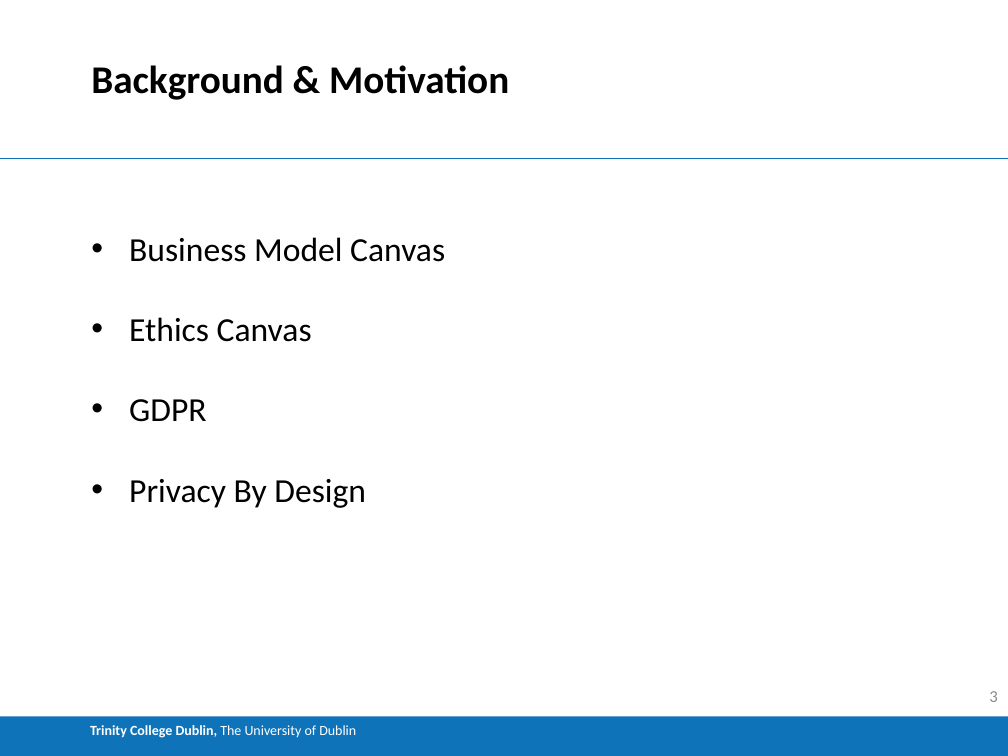
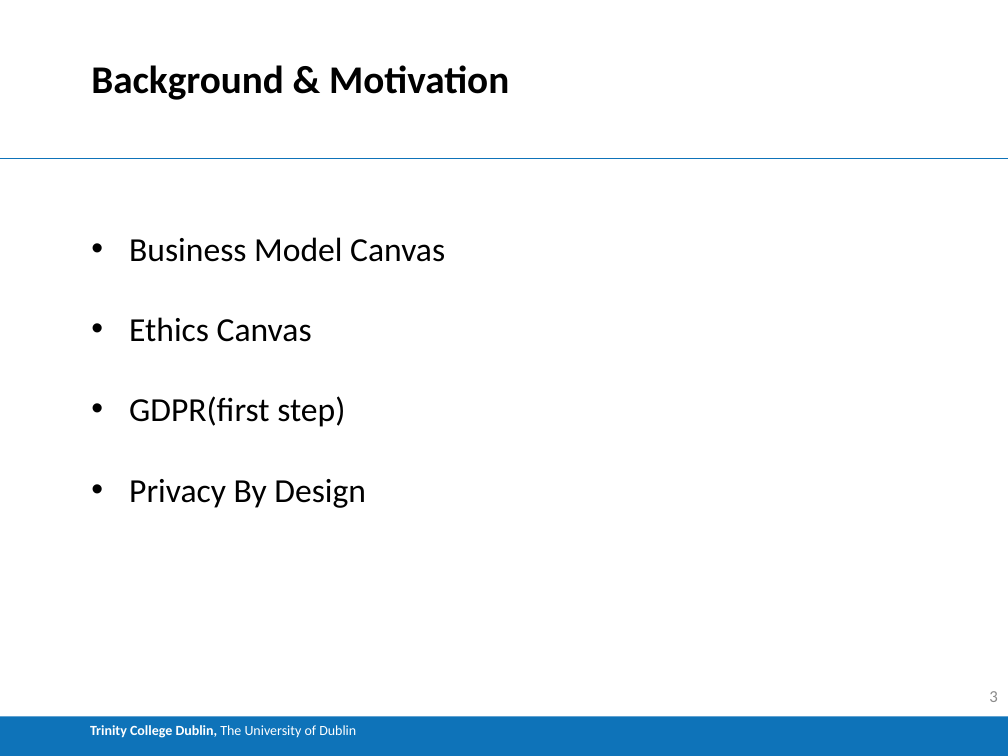
Before and after one commit to Buckley258/FYP, a slide deck: slide 3 of FYP_Demo.pptx. Drawn at 1008x756 pixels with LibreOffice and Linux fonts; fonts in the diff are those of the drawing. Boxes give left, top, right and bottom in pixels: in the first picture for what was removed or moved away, otherwise in the second. Text is boxed around its words. In the diff, an @@ line names an element or a change of style, - is before the commit and + after.

```diff
--- a/FYP_Demo.pptx
+++ b/FYP_Demo.pptx
@@ text at (129,396,345,427): text changed @@
-• GDPR
+• GDPR(first step)
```
Also in this commit, not shown: 5 other slides changed, 12 other files.
